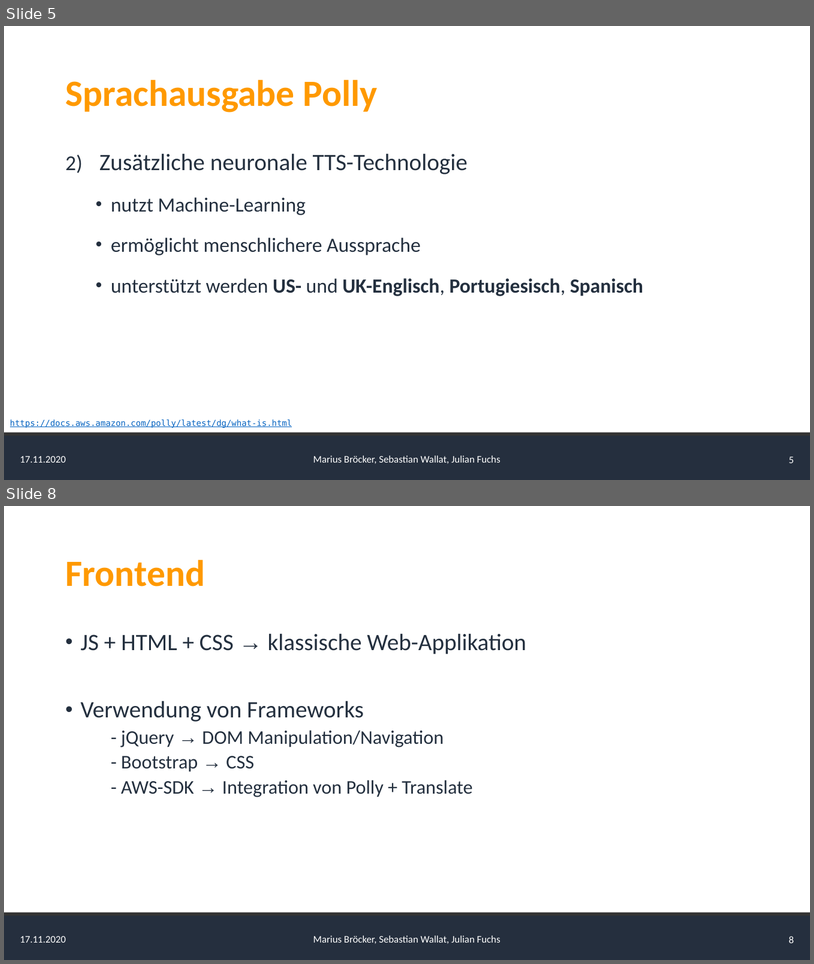
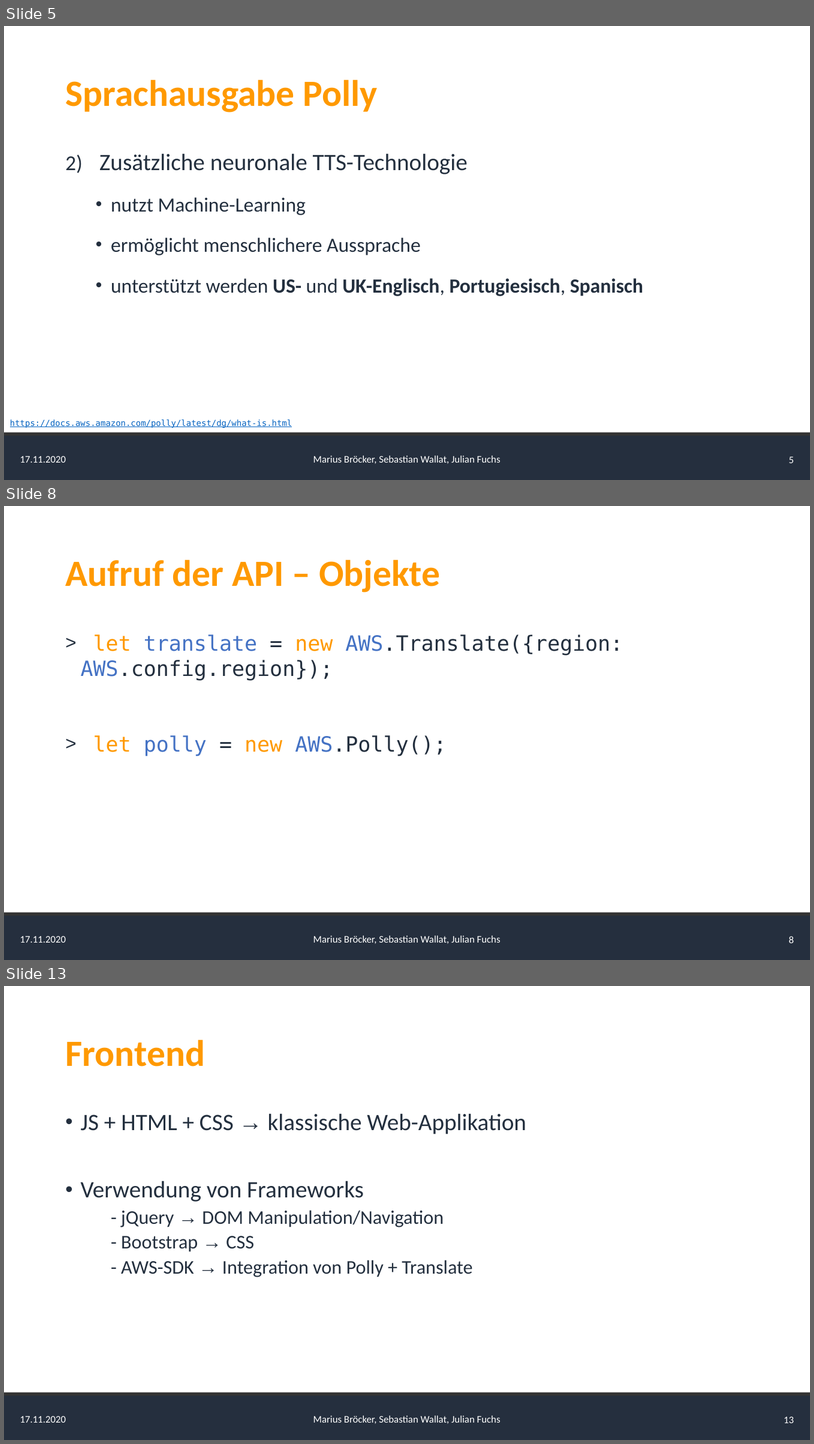
Before and after one commit to AlgorithmicEntropy/AWS_Translate_Polly, a slide deck: presentation/Presentation.pptx. Shown one above the other, each under a label of ours: slides 5 and 8 before the commit, slides 5, 8 and 13 after it; the slides between them are not shown. The pictures are 814x964 and 814x1444 pixels, drawn with LibreOffice and Linux fonts; fonts in the diff are those of the drawing. Boxes give left, top, right and bottom in pixels: in the first picture for what was removed or moved away, otherwise in the second. Text is boxed around its words. In the diff, an @@ line names an element or a change of style, - is before the commit and + after.

```diff
--- a/presentation/Presentation.pptx
+++ b/presentation/Presentation.pptx
@@ slide 8 added at box(4, 506, 810, 960), background #FFFFFF; not listed: 5 template elements that a slide beside it also shows @@
@@ title added at box(65, 559, 440, 592), 44 pt, text #FF9900, bold @@
+Aufruf der API – Objekte
@@ text added at box(81, 634, 623, 756), 25 pt, text #232F3E @@
+> let translate = new AWS.Translate({region: AWS.config.region});
+> let polly = new AWS.Polly();
@@ what was slide 8 is now slide 13 @@
@@ page number at box(784, 1416, 794, 1423): text changed @@
-8
+13
```
Also in this commit, not shown: 3 slides changed, 4 other slides added.
